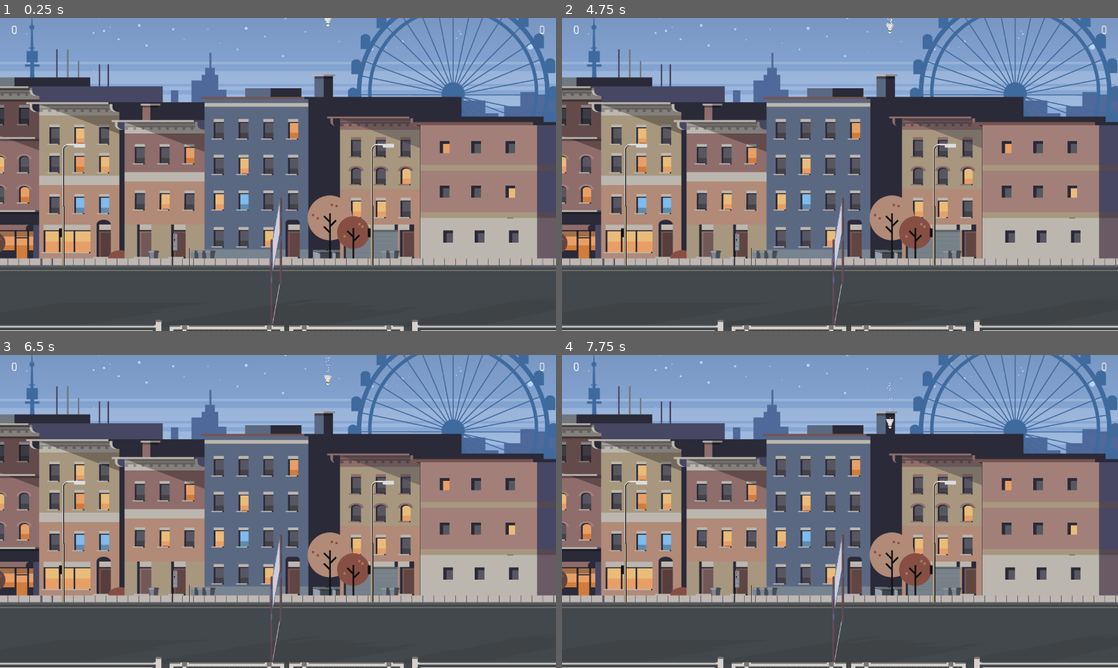
Above: before the commit, frames 1-4 (two rows, left to right).
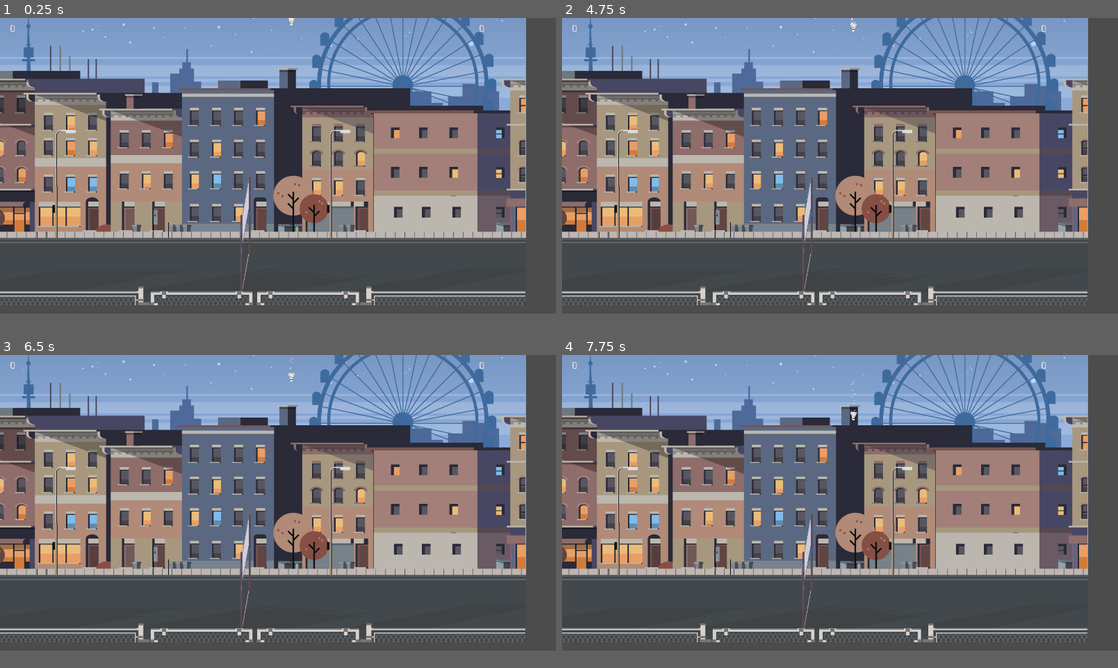
Above: after the commit, the same moments.

Repository: h00g3/midnightbadminton
Game: Godot game, scene res://scenes/MainLevel.tscn
Same seed, same stepped clock (60 frames per second), same inputs: the game is played once before the commit and once after it.
Inputs:
- Up to frame 1 (0.25 s): no input
- Up to frame 2 (4.75 s): tap Enter at 0.5 s; hold D (2_right) 0.53-2.03 s; tap W (2_up) at 0.77, 1.52, 3.02, 3.77, 4.52 s; hold A (2_left) 2.03-2.78 s; hold D (2_right) 2.78-4.28 s; tap R (restart) at 4.25 s; hold A (2_left) from 4.28 s (still down)
- Up to frame 3 (6.5 s): tap R (restart) at 5, 5.75 s; release A (2_left) at 5.03 s; hold D (2_right) 5.03-5.78 s; hold A (2_left) from 5.78 s (still down); tap W (2_up) at 6.02 s
- Up to frame 4 (7.75 s): tap R (restart) at 6.5 s; tap W (2_up) at 6.77, 7.52 s; release A (2_left) at 7.28 s; hold D (2_right) from 7.28 s (still down)
In our replay, the window is 800x450 before the commit and 800x425 after it. These sizes can differ from the game's own. Grey fills any space a smaller window leaves; there, only what the larger window draws over its background counts as a difference.

The runs differ from the first frame. In frame 1, 51% of the frame differs, in the area x 0-100%, y 0-100%; in frame 2, 51%; in frame 3, 51%; in frame 4, 51%.

Commit message:
Repairing Failed COmmit

Diff:
--- a/FannyTest.tscn
+++ b/FannyTest.tscn
@@ -10,15 +10,17 @@
 region_rect = Rect2( 369.768, 27, 140, 290.969 )
 
 [node name="armR" type="Sprite" parent="Torso"]
-position = Vector2( -56.0665, 15.749 )
+position = Vector2( -53.9476, -85.9594 )
+rotation = -0.0153065
 z_index = 2
 texture = ExtResource( 1 )
+offset = Vector2( 0, 100 )
 region_enabled = true
 region_rect = Rect2( 42.794, 13.881, 70, 300 )
 
 [node name="bat" type="Sprite" parent="Torso/armR"]
-position = Vector2( 122.672, 100.432 )
-rotation = 1.36729
+position = Vector2( 131.417, 233.528 )
+rotation = 1.63931
 z_index = 1
 z_as_relative = false
 texture = ExtResource( 1 )
@@ -45,8 +47,9 @@
 region_rect = Rect2( 91.876, 189.33, 123.338, 480 )
 
 [node name="head" type="Sprite" parent="Torso"]
-position = Vector2( -7.5892, -202.303 )
+position = Vector2( -1.23245, -136.616 )
 z_index = -1
 texture = ExtResource( 1 )
+offset = Vector2( 0, -60 )
 region_enabled = true
-region_rect = Rect2( 600, 250.703, 170, 170 )
+region_rect = Rect2( 600, 250, 170, 170 )
--- a/project.godot
+++ b/project.godot
@@ -21,9 +21,10 @@
 
 [display]
 
-window/size/width=1280
-window/size/height=720
+window/size/width=1440
+window/size/height=765
 window/stretch/mode="2d"
+window/stretch/aspect="keep"
 
 [input]
 
